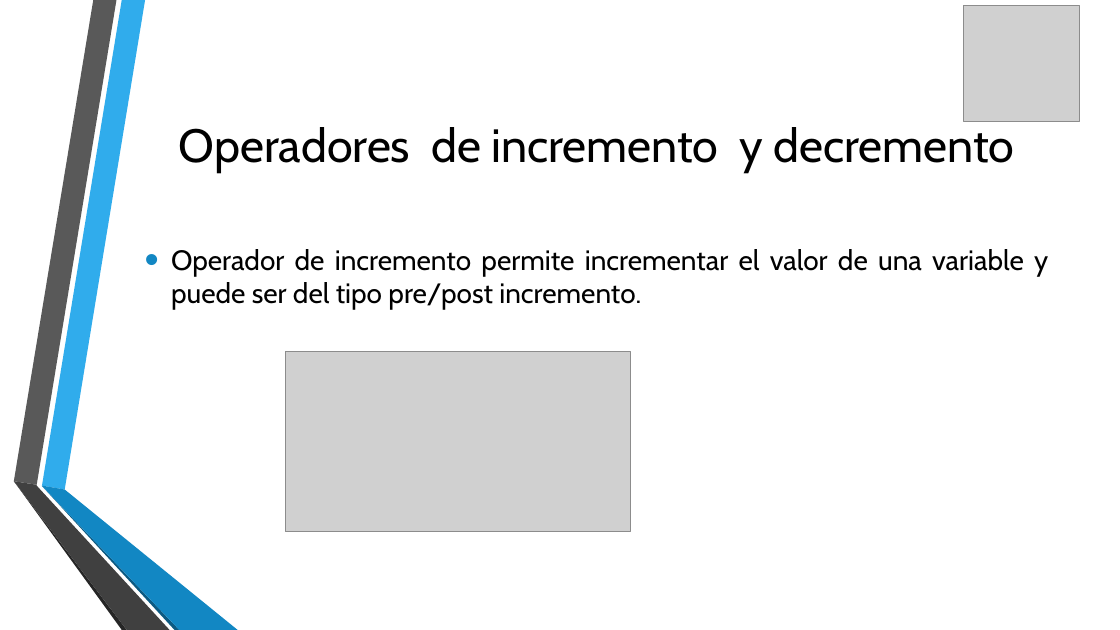
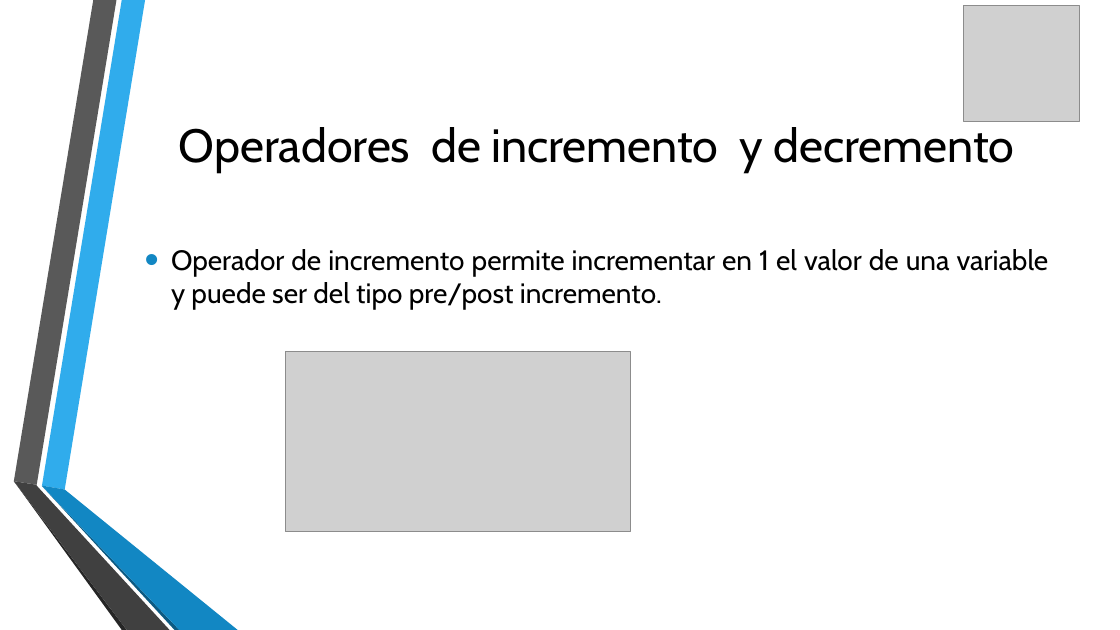
Before and after one commit to udevit/documents, a slide deck: slide 78 of Java_8_desde_cero.pptx. Drawn at 1120x630 pixels with LibreOffice and Linux fonts; fonts in the diff are those of the drawing; grey boxes stand for pictures; background and template pictures are left out. Boxes give left, top, right and bottom in pixels: in the first picture for what was removed or moved away, otherwise in the second. Text is boxed around its words. In the diff, an @@ line names an element or a change of style, - is before the commit and + after.

```diff
--- a/Java_8_desde_cero.pptx
+++ b/Java_8_desde_cero.pptx
@@ text at [171,249,1049,310]: text changed @@
-• Operador de incremento permite incrementar el valor de una variable y puede ser del tipo pre/post incremento.
+• Operador de incremento permite incrementar en 1 el valor de una variable y puede ser del tipo pre/post incremento.
```
Also in this commit, not shown: 1 other slide changed.
